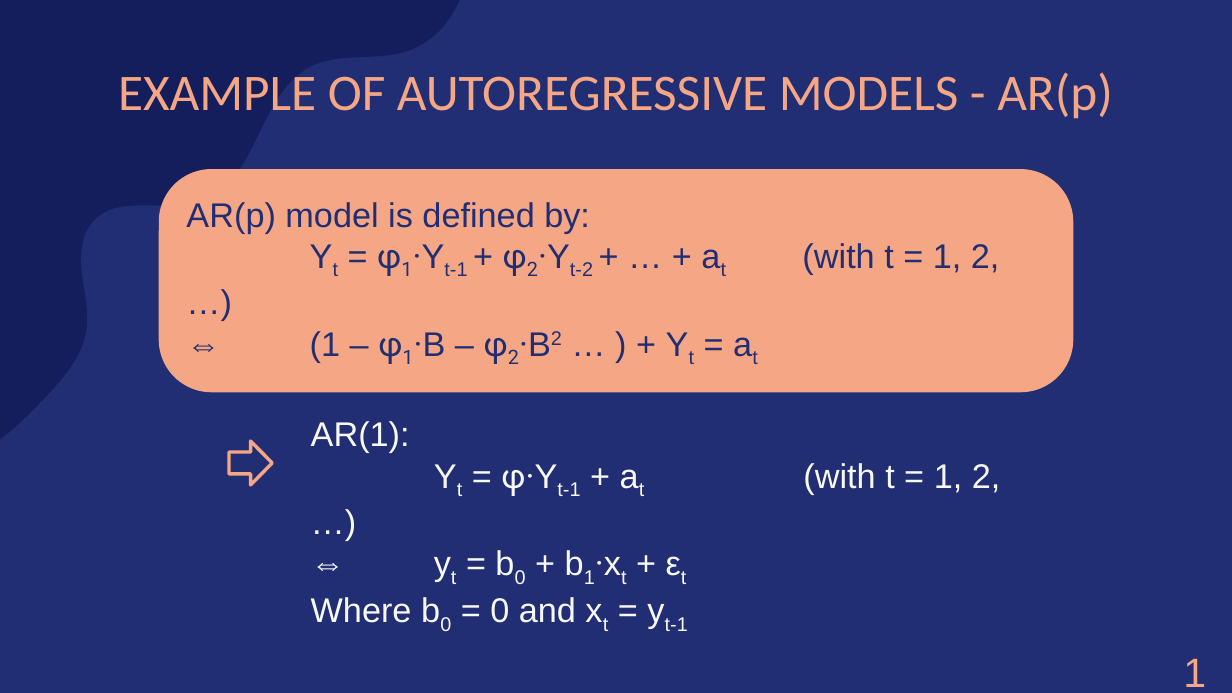
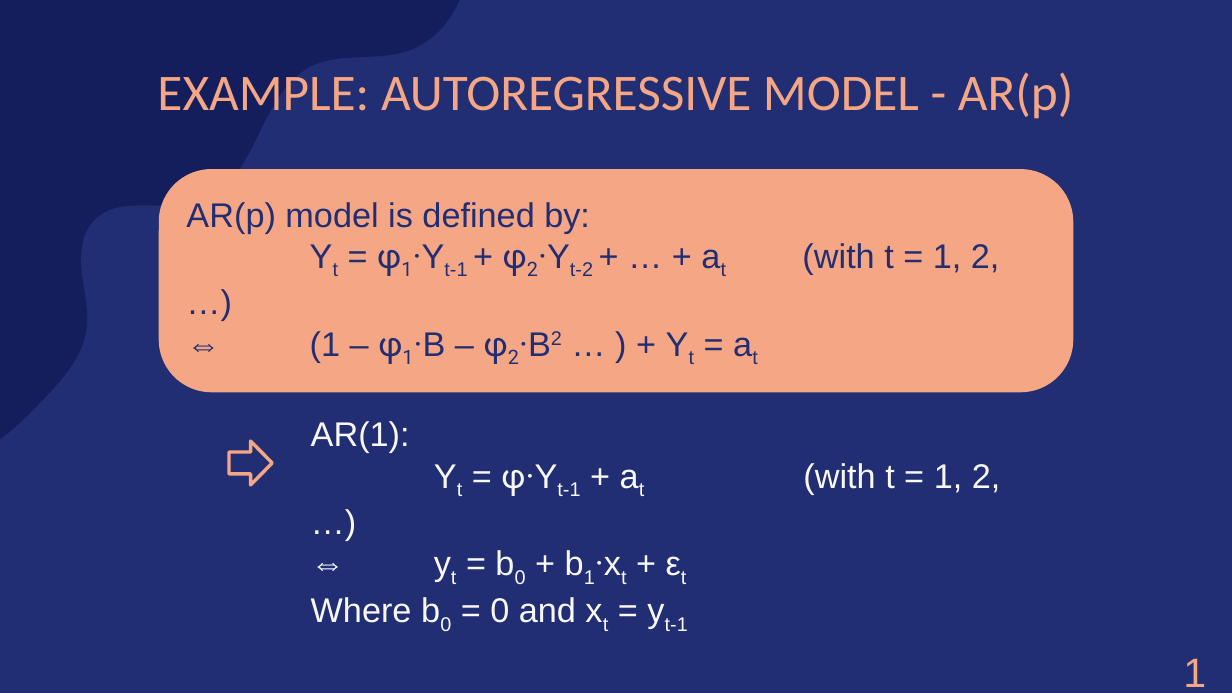
Before and after one commit to amarquard089/Covid19-Hospitalisierungsrate, a slide deck: slide 34 of Praesentation/COVID-19 Hospitalisierungsrate.pptx (slide 35 before the commit). Drawn at 1232x693 pixels with LibreOffice and Linux fonts; fonts in the diff are those of the drawing. Boxes give left, top, right and bottom in pixels: in the first picture for what was removed or moved away, otherwise in the second. Text is boxed around its words. In the diff, an @@ line names an element or a change of style, - is before the commit and + after.

```diff
--- a/Praesentation/COVID-19 Hospitalisierungsrate.pptx
+++ b/Praesentation/COVID-19 Hospitalisierungsrate.pptx
@@ title at bbox=[157, 72, 1074, 119]: text changed @@
-EXAMPLE OF AUTOREGRESSIVE MODELS - AR(p)
+EXAMPLE: AUTOREGRESSIVE MODEL - AR(p)
```
Also in this commit, not shown: 9 other slides changed, 9 slides added, 3 slides removed, 7 other files.
